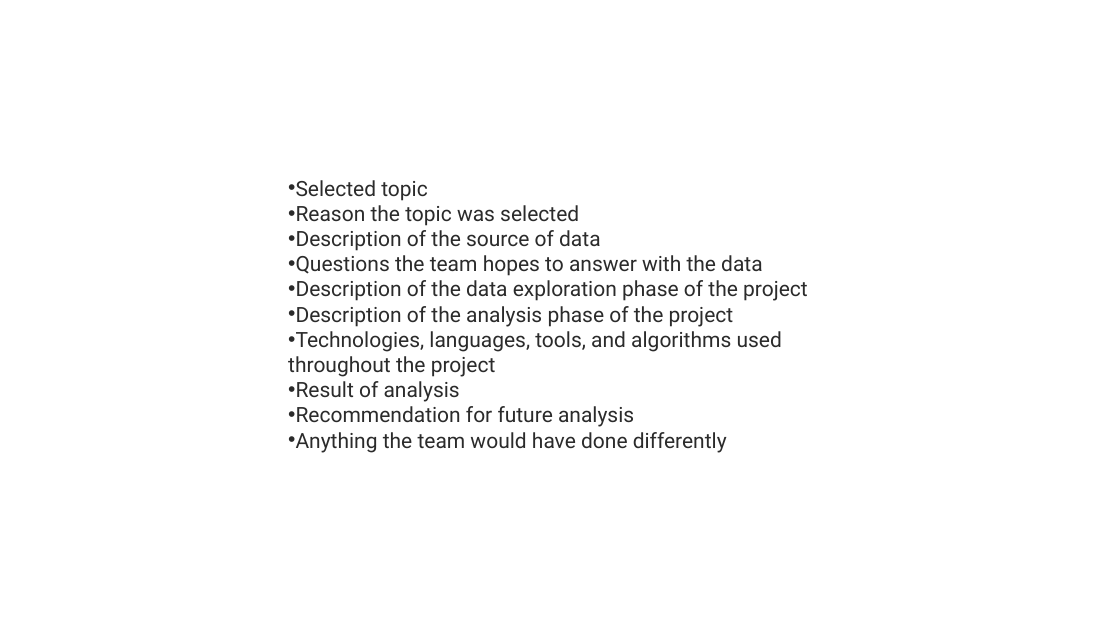
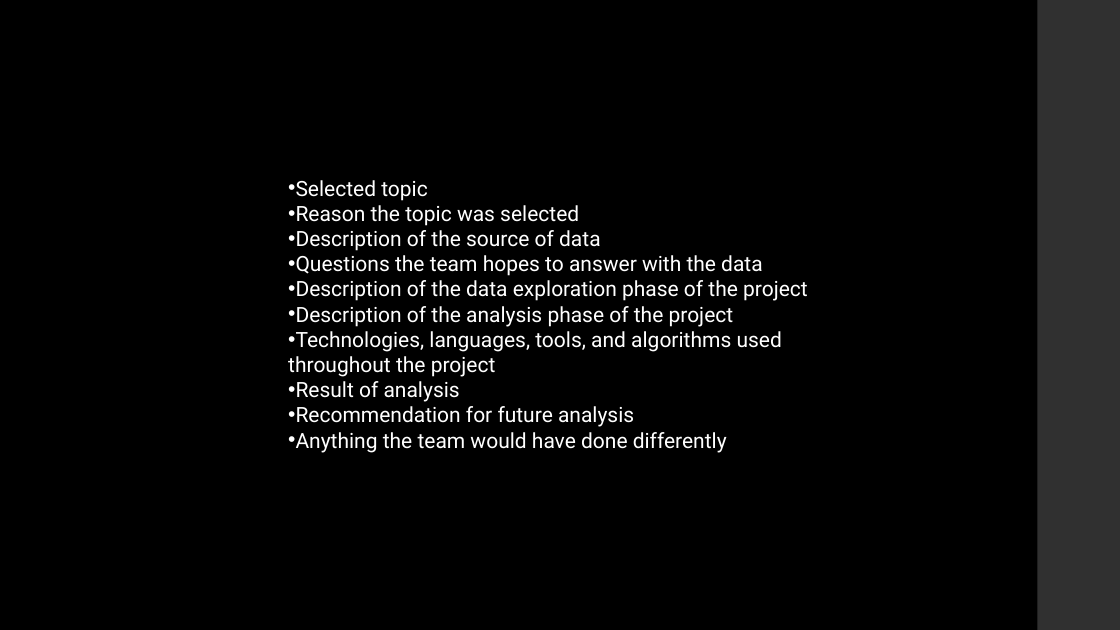
Before and after one commit to teachjanderson/titanic_panic, a slide deck: slide 3 of titanic_panic.pptx (slide 1 before the commit). Drawn at 1120x630 pixels with LibreOffice and Linux fonts; fonts in the diff are those of the drawing. Boxes give left, top, right and bottom in pixels: in the first picture for what was removed or moved away, otherwise in the second. Text is boxed around its words. In the diff, an @@ line names an element or a change of style, - is before the commit and + after.

```diff
--- a/titanic_panic.pptx
+++ b/titanic_panic.pptx
@@ background #FFFFFF to #000000 @@
@@ rectangle added at [1038, 0, 1120, 630], fill #303030 @@
@@ text "Selected topic" at [288, 180, 808, 453]: text colour #2B2B2B to #FFFFFF @@
```
Also in this commit, not shown: 2 other slides changed, 6 slides added, 1 other file.
